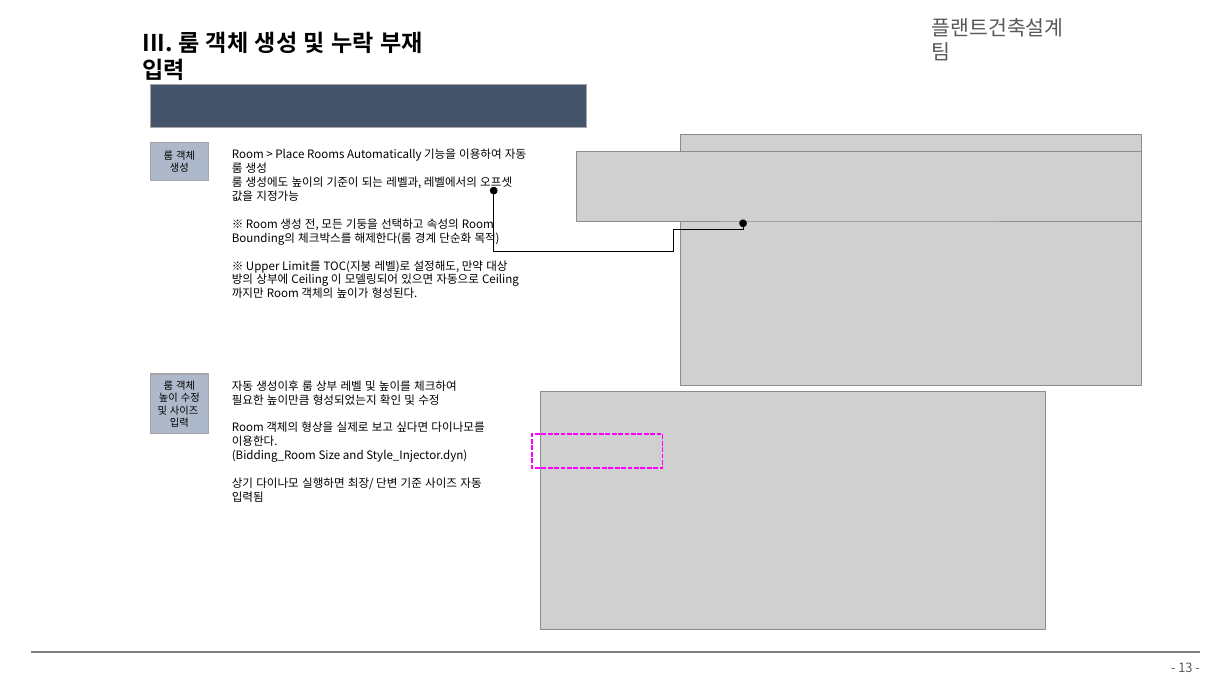
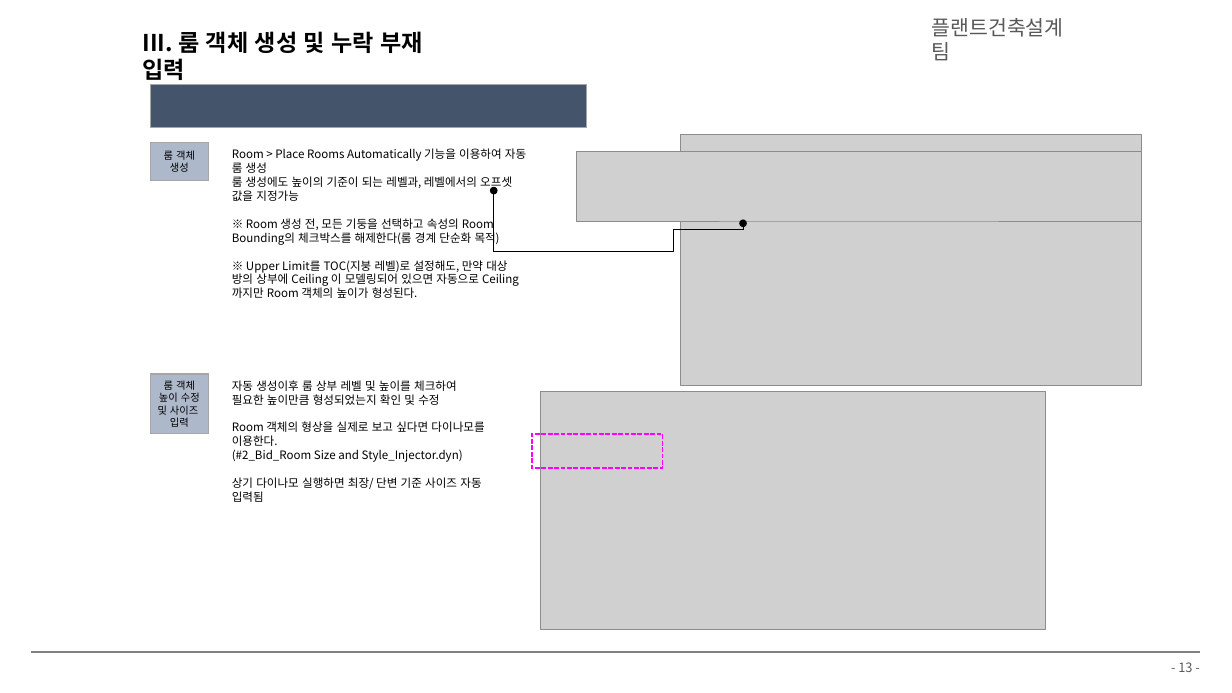
Before and after one commit to hnanmal/mQ, a slide deck: slide 13 of etc/_팀교육/플랜트건축설계팀_BIM 팀 교육자료(2024).pptx. Drawn at 1232x693 pixels with LibreOffice and Linux fonts; fonts in the diff are those of the drawing; grey boxes stand for pictures; background and template pictures are left out. Boxes give left, top, right and bottom in pixels: in the first picture for what was removed or moved away, otherwise in the second. Text is boxed around its words. In the diff, an @@ line names an element or a change of style, - is before the commit and + after.

```diff
--- a/etc/_팀교육/플랜트건축설계팀_BIM 팀 교육자료(2024).pptx
+++ b/etc/_팀교육/플랜트건축설계팀_BIM 팀 교육자료(2024).pptx
@@ text at (232,449,463,462): text changed @@
-(Bidding_Room Size and Style_Injector.dyn)
+(#2_Bid_Room Size and Style_Injector.dyn)
```
Also in this commit, not shown: 5 other slides changed, 11 other files.
